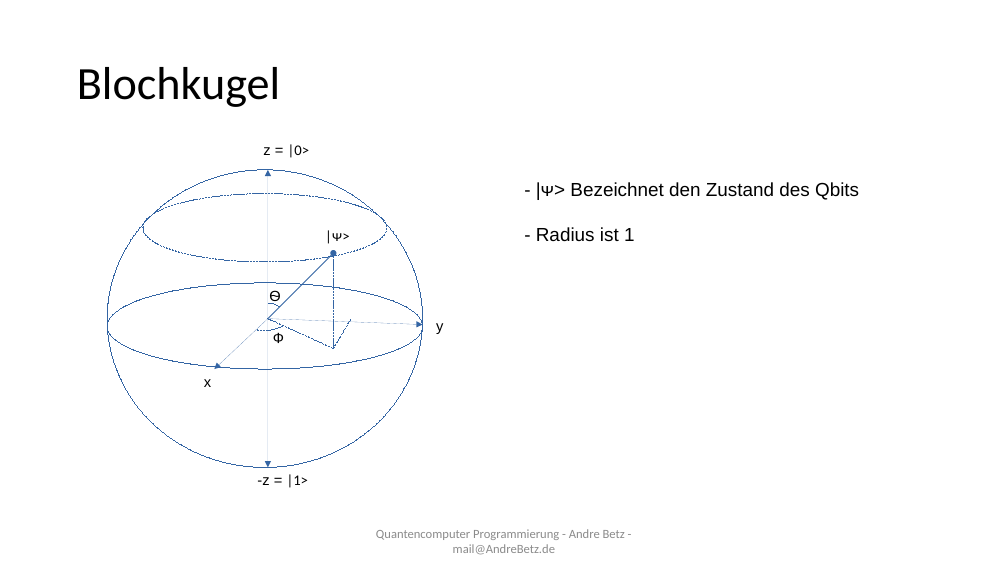
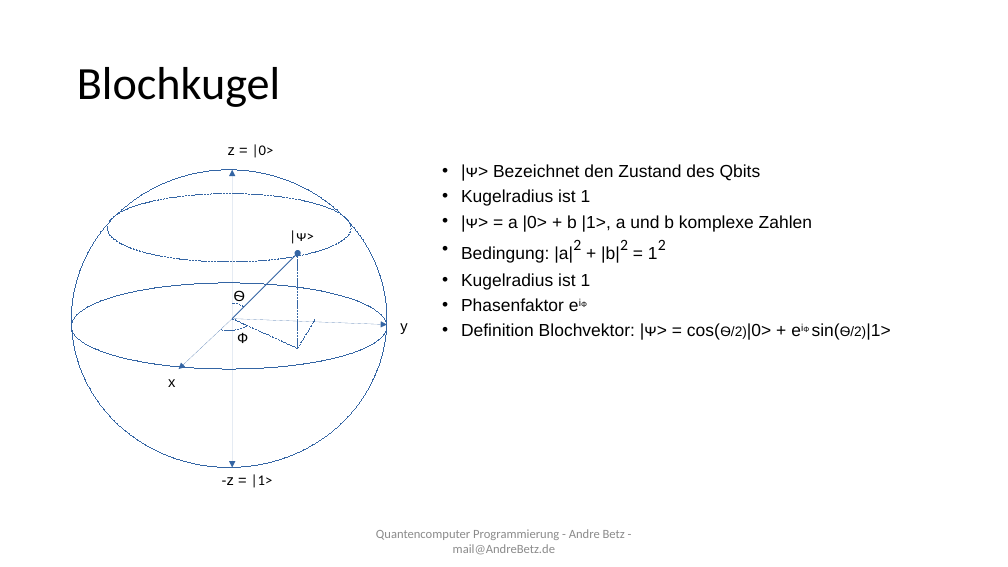
Before and after one commit to sky4walk/documents, a slide deck: slide 15 of QuantencomputerProgramming.odp. Drawn at 1008x567 pixels with LibreOffice and Linux fonts; fonts in the diff are those of the drawing. Boxes give left, top, right and bottom in pixels: in the first picture for what was removed or moved away, otherwise in the second. Text is boxed around its words. In the diff, an @@ line names an element or a change of style, - is before the commit and + after.

Commit message:
bloch kugel

```diff
--- a/QuantencomputerProgramming.odp
+++ b/QuantencomputerProgramming.odp
@@ text added at (x1=461, y1=164, x2=890, y2=340), 16.6 pt, text #000000 @@
+• |ᴪ> Bezeichnet den Zustand des Qbits
+• Kugelradius ist 1
+• |ᴪ> = a |0> + b |1>, a und b komplexe Zahlen
+• Bedingung: |a|2 + |b|2 = 12
+• Kugelradius ist 1
+• Phasenfaktor eiФ
+• Definition Blochvektor: |ᴪ> = cos(Ѳ/2)|0> + eiФ sin(Ѳ/2)|1>
@@ text removed at (x1=536, y1=182, x2=859, y2=242) @@
-- |ᴪ> Bezeichnet den Zustand des Qbits
-- Radius ist 1
@@ 7 texts, 5 arrows, 3 ellipses, 3 lines, 2 arc (boxed as its full ellipse)s moved together from (x1=107, y1=144, x2=443, y2=488) to (x1=71, y1=144, x2=407, y2=488) @@
```
Also in this commit, not shown: 3 other slides changed, 1 slide added, 1 slide removed.
